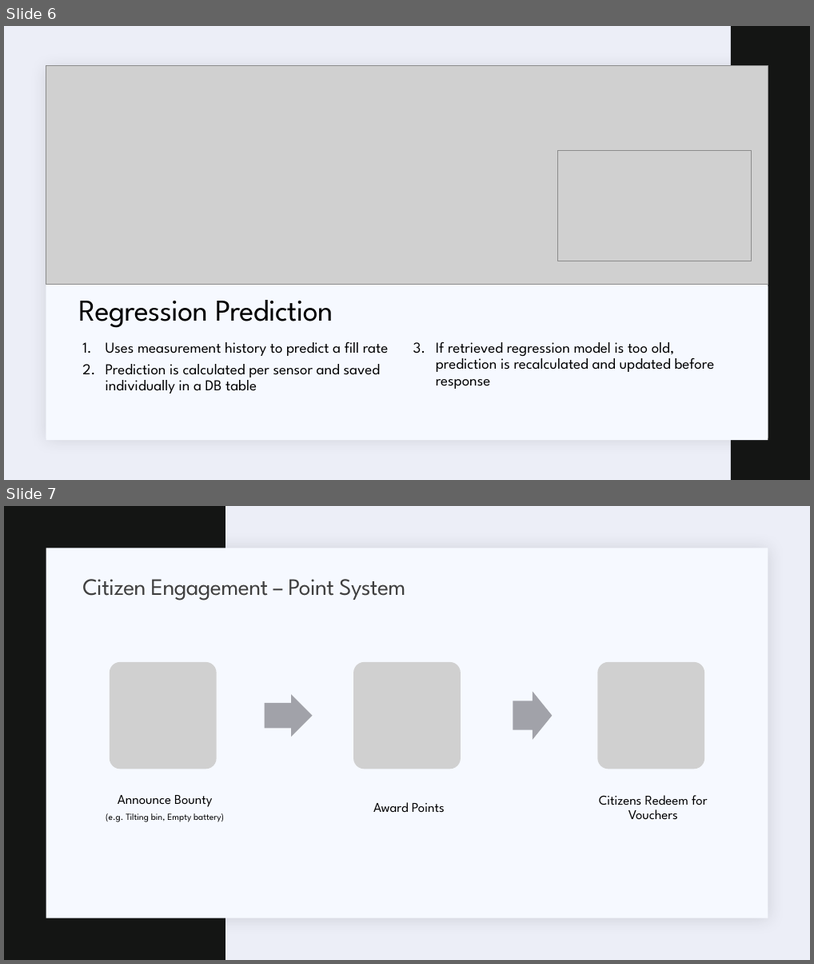
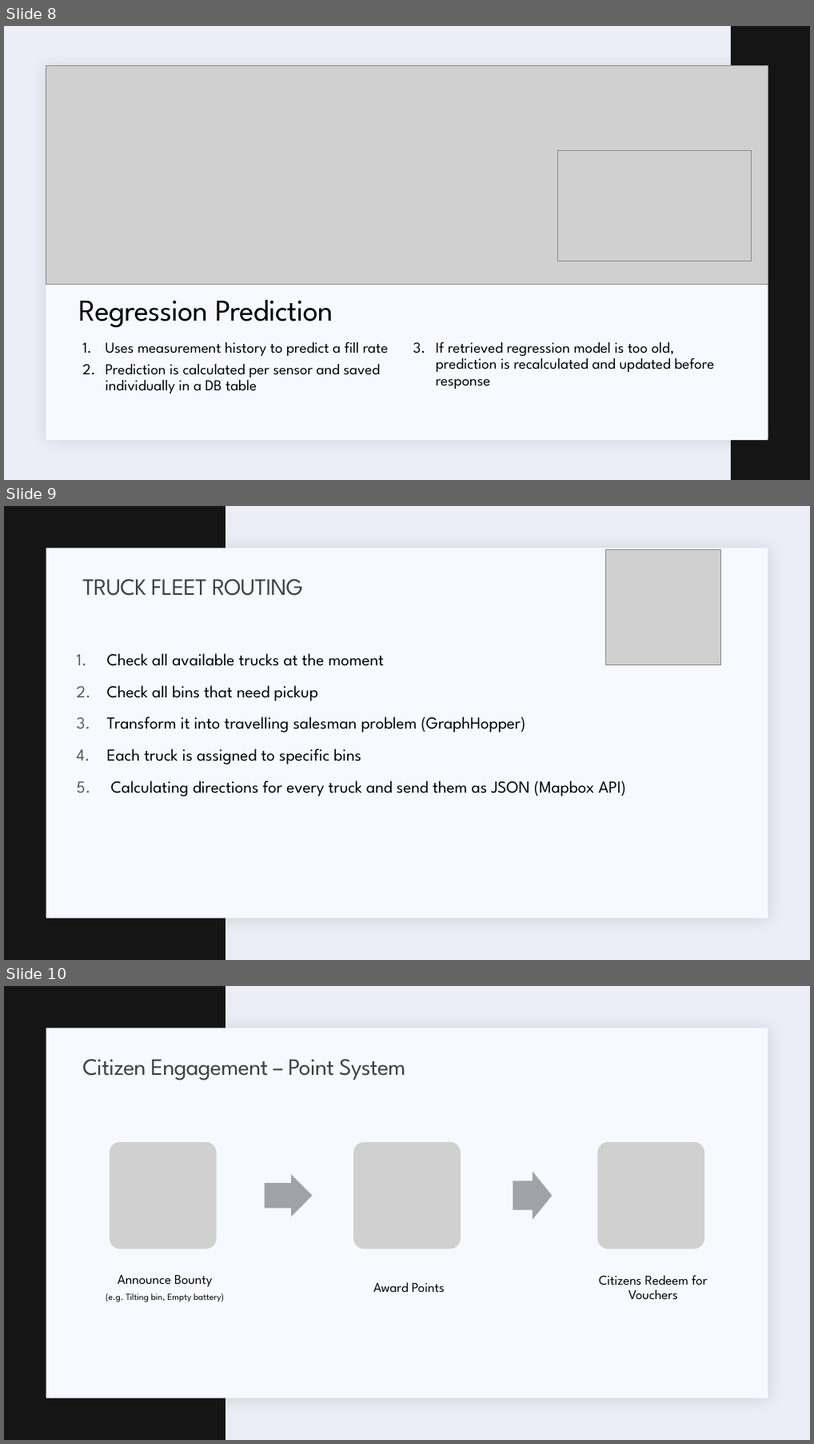
Before and after one commit to marios-stam/Project_IOT, a slide deck: Powerpoints/Final Presentation/Waste-management-Frank.pptx. Shown one above the other, each under a label of ours: slides 6 and 7 before the commit, slides 8, 9 and 10 after it. The pictures are 814x964 and 814x1444 pixels, drawn with LibreOffice and Linux fonts; fonts in the diff are those of the drawing; grey boxes stand for pictures. Boxes give left, top, right and bottom in pixels: in the first picture for what was removed or moved away, otherwise in the second. Text is boxed around its words. In the diff, an @@ line names an element or a change of style, - is before the commit and + after.

Commit message:
ppt update

```diff
--- a/Powerpoints/Final Presentation/Waste-management-Frank.pptx
+++ b/Powerpoints/Final Presentation/Waste-management-Frank.pptx
@@ slide 9 added at bbox=[4, 506, 810, 960], background #ECEEF7; not listed: 2 template elements that a slide beside it also shows @@
@@ picture added at bbox=[606, 549, 722, 665] @@
@@ title added at bbox=[82, 579, 303, 596], 28 pt, text #404040 @@
+TRUCK FLEET ROUTING
@@ text added at bbox=[107, 653, 626, 796], 20 pt, text #000000 @@
+1. Check all available trucks at the moment
+2. Check all bins that need pickup
+3. Transform it into travelling salesman problem (GraphHopper)
+4. Each truck is assigned to specific bins
+5. Calculating directions for every truck and send them as JSON (Mapbox API)
@@ what was slide 6 is now slide 8 @@
@@ what was slide 7 is now slide 10 @@
```
Also in this commit, not shown: 2 other slides added.
